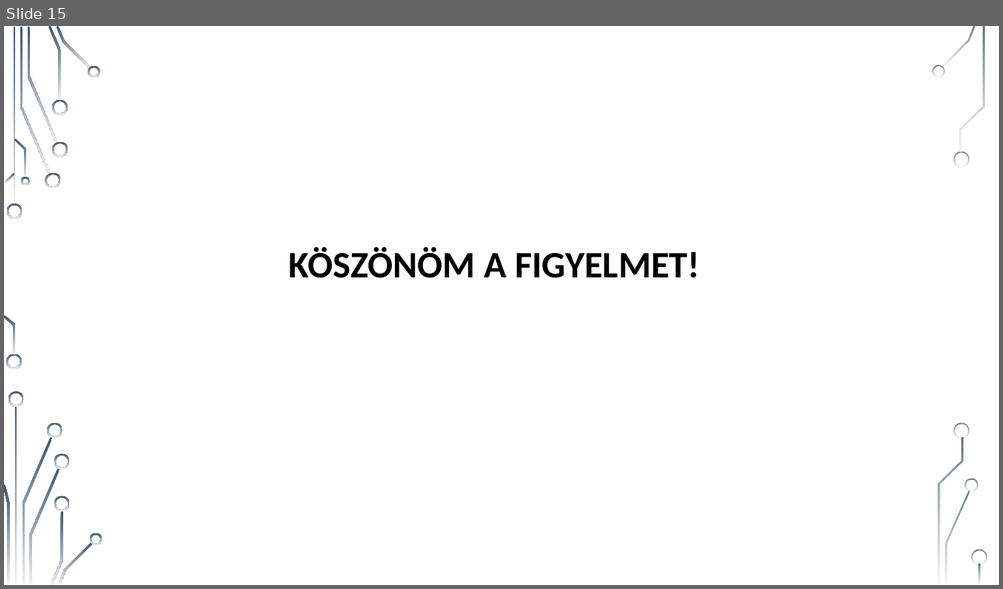
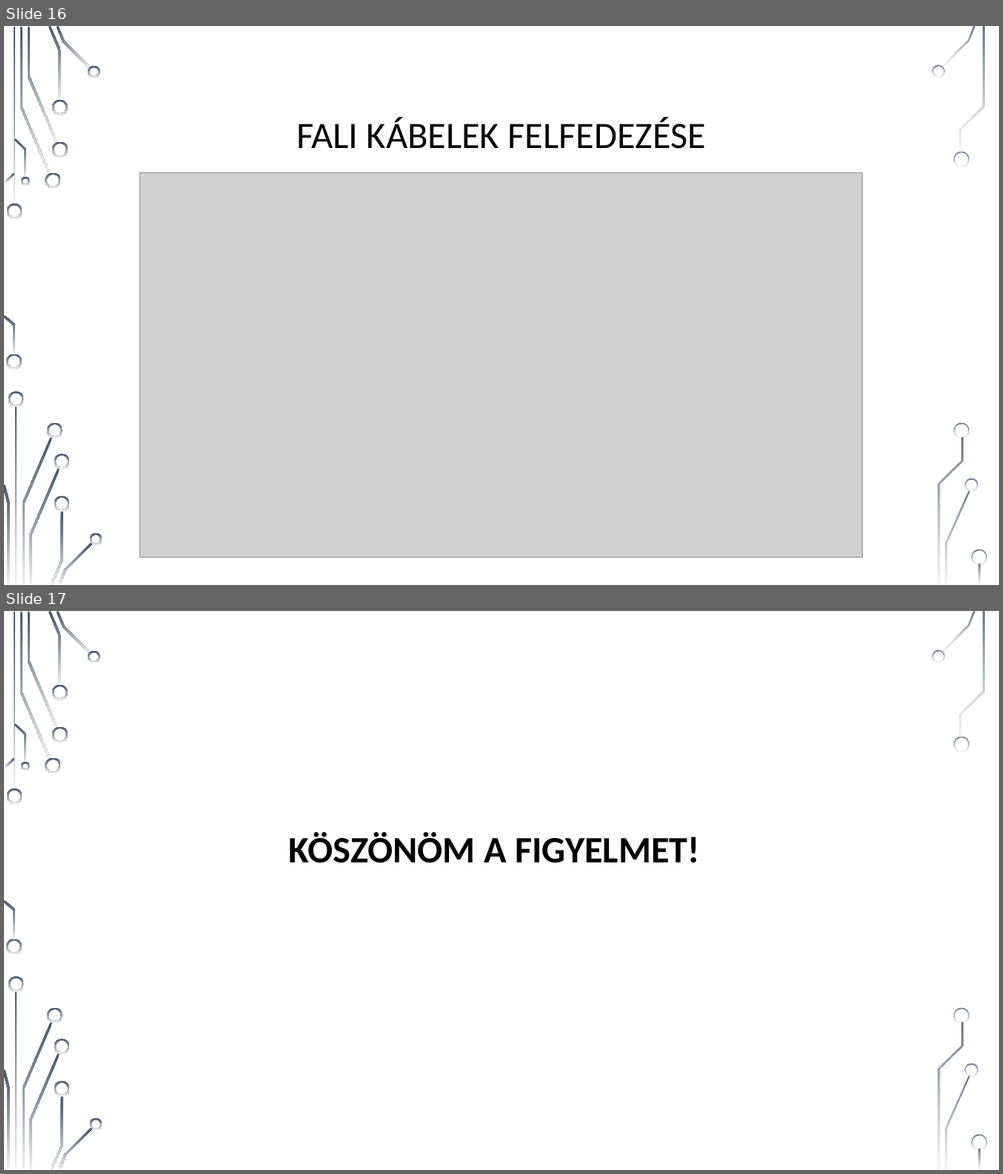
Before and after one commit to csikfer/lanview2, a slide deck: lanview.pptx. Shown one above the other, each under a label of ours: slide 15 before the commit, slides 16 and 17 after it. The pictures are 1003x589 and 1003x1174 pixels, drawn with LibreOffice and Linux fonts; fonts in the diff are those of the drawing; grey boxes stand for pictures; background and template pictures are left out. Boxes give left, top, right and bottom in pixels: in the first picture for what was removed or moved away, otherwise in the second. Text is boxed around its words. In the diff, an @@ line names an element or a change of style, - is before the commit and + after.

```diff
--- a/lanview.pptx
+++ b/lanview.pptx
@@ slide 16 added at [4,26,999,585], background picture (left out); not listed: 36 template elements that a slide beside it also shows @@
@@ title added at [296,118,706,149], 36 pt, text #000000 @@
+FALI KÁBELEK FELFEDEZÉSE
@@ picture added at [140,173,862,558] @@
@@ what was slide 15 is now slide 17 @@
```
Also in this commit, not shown: 1 other slide added.
